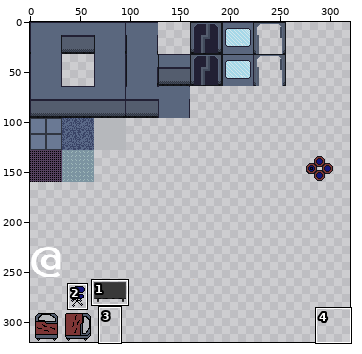
File history of a sprite sheet, NamelessRogue/Content/Sprites/tileset2.png. Above, an overview of the earlier version with the close-up marked.
Close-up. Before:
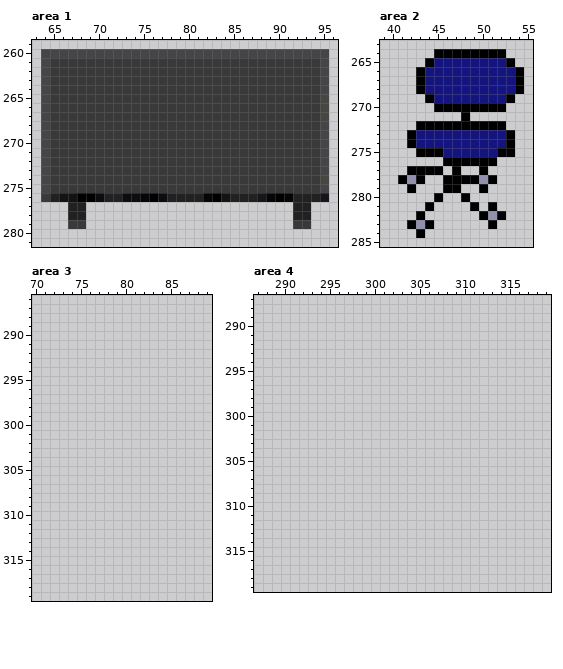
The file is 320x320 pixels. Pixels under 10% opacity are left out. Colours within 5 levels of each other are drawn and written as one. Shown: area 1: x 63..96, y 259..281; area 2: x 39..55, y 263..285; area 3: x 70..89, y 286..319; area 4: x 287..319, y 287..319. The commit also changed other parts of the picture, which this record leaves out.
Now the later version:
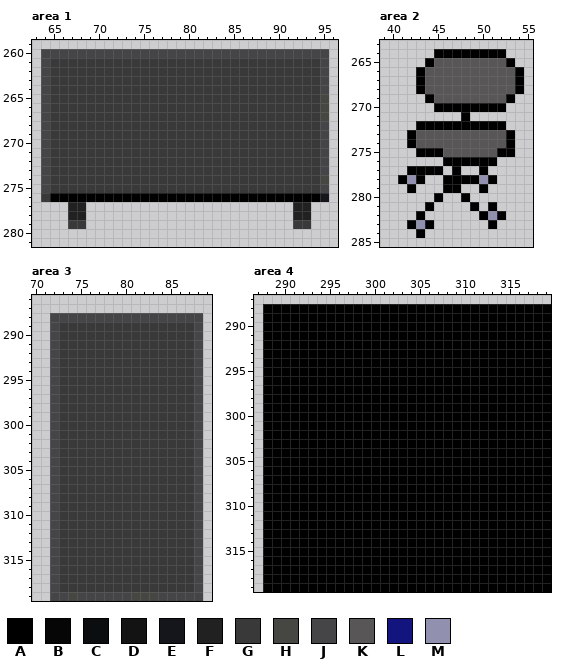
Palette (. is transparent): A #000000  B #060606  C #0c0d0f  D #131313  E #14161b  F #212121  G #393939  H #464642  J #454548  K #585656  L #14147e  M #9191af
Changes in this commit:
Area 1:
y 276: x 65..67 FDD -> AAA; x 70..75 CFFCCB -> AAAAAA; x 77..82 CFFFFB -> AAAAAA; x 84..89 DFFFEB -> AAAAAA; x 91..94 BFFF -> AAAA
Area 2:
y 265: x 45..52 LLLLLLLL -> KKKKKKKK
y 266..268: x 44..53 LLLLLLLLLL -> KKKKKKKKKK
y 269: x 45..52 LLLLLLLL -> KKKKKKKK
y 273..274: x 43..52 LLLLLLLLLL -> KKKKKKKKKK
y 275: x 46..51 LLLLLL -> KKKKKK
Area 3:
y 288: x 72..88 ................. -> JJJJJJJJJJJJJJJJJ
y 289..318: x 72..88 ................. -> JGGGGGGGGGGGGGGGJ
y 319: x 72..88 ................. -> JJHJJJJJJHHHJJJJJ
Area 4:
y 288..319: x 288..319 ................................ -> AAAAAAAAAAAAAAAAAAAAAAAAAAAAAAAA
